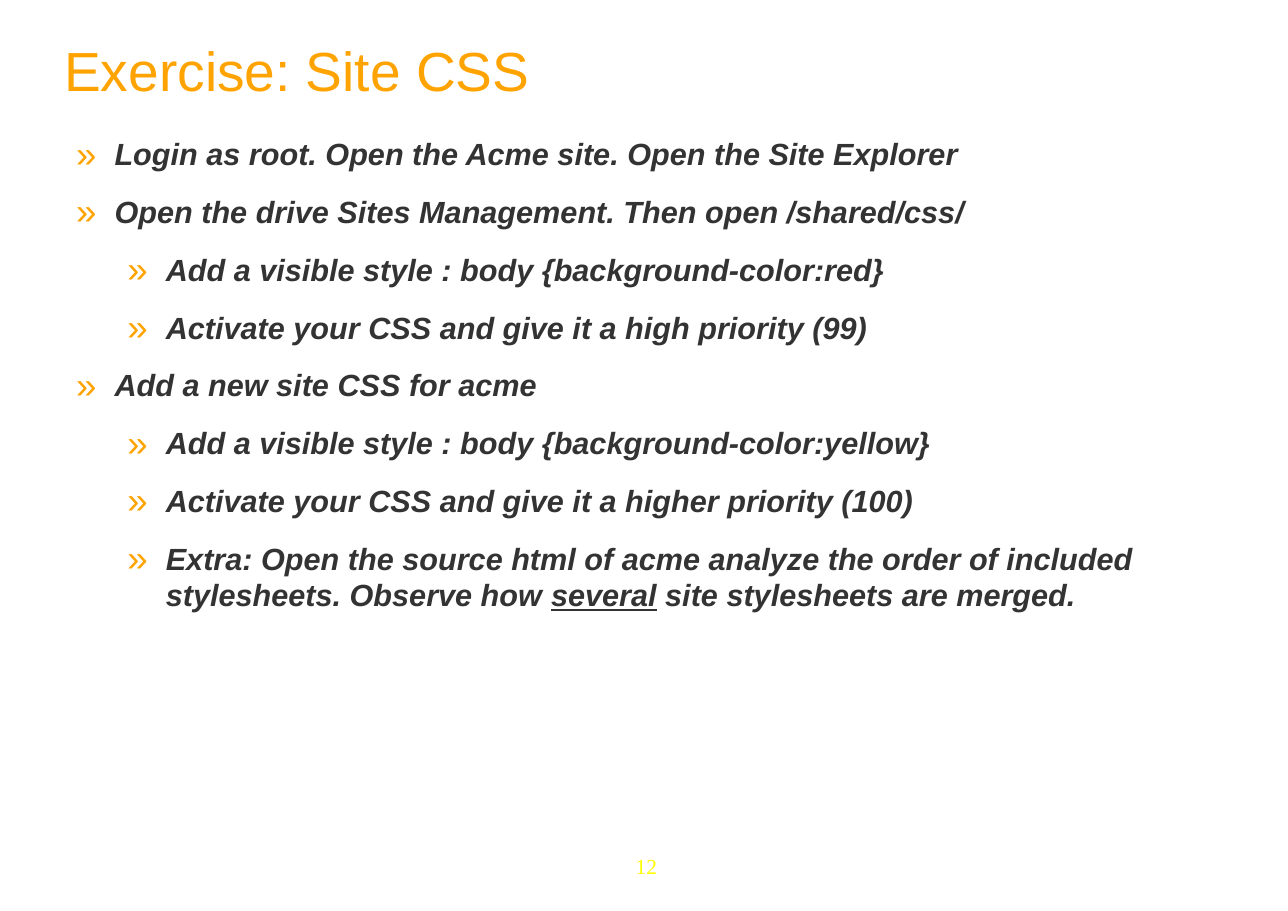
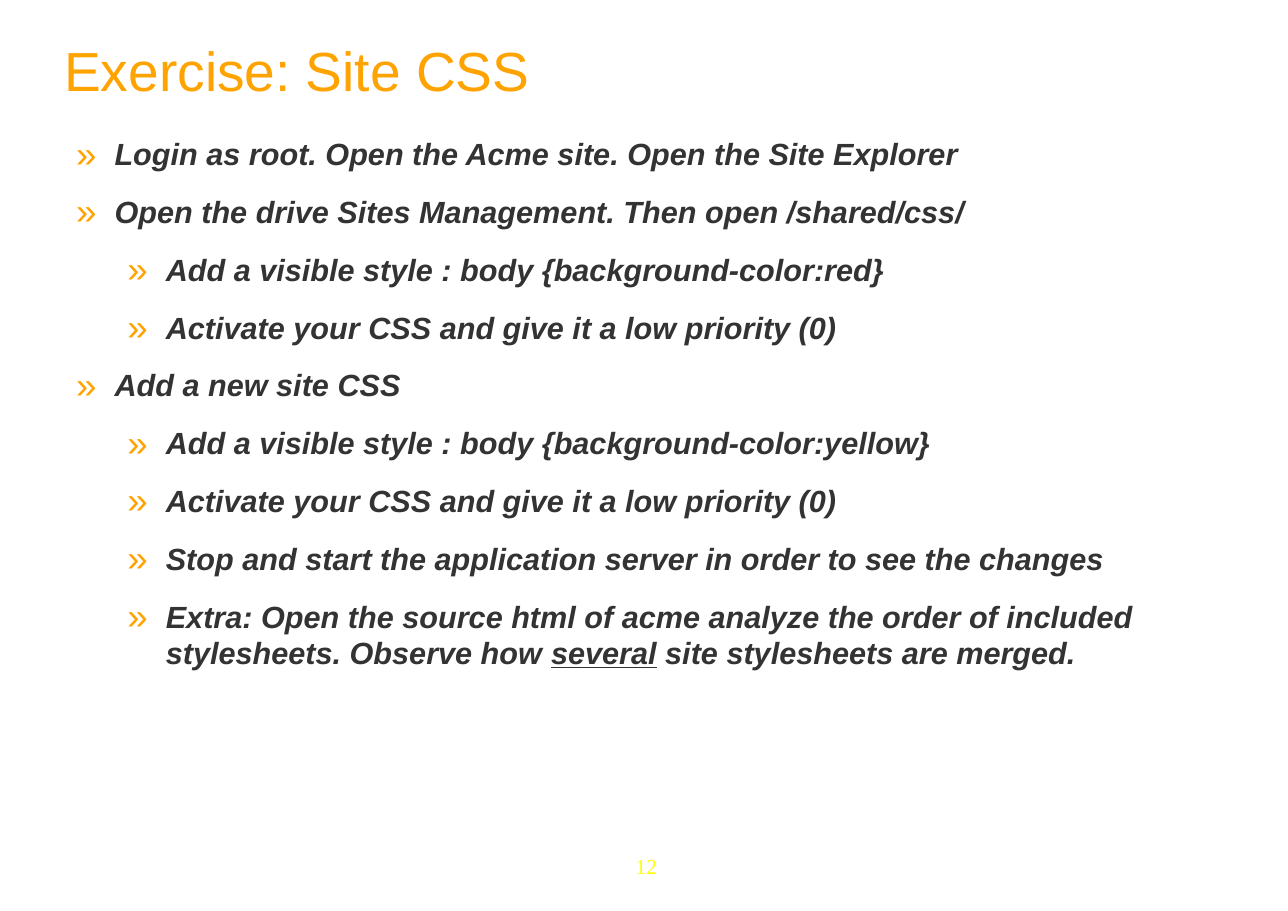
Before and after one commit to anhvurz90/training, a slide deck: slide 12 of slides/exo-fundamentals/en/070-WCM-Lab-XFund-en.ppt. Drawn at 1288x911 pixels with LibreOffice and Linux fonts; fonts in the diff are those of the drawing; background and template pictures are left out. Boxes give left, top, right and bottom in pixels: in the first picture for what was removed or moved away, otherwise in the second. Text is boxed around its words. In the diff, an @@ line names an element or a change of style, - is before the commit and + after.

```diff
--- a/slides/exo-fundamentals/en/070-WCM-Lab-XFund-en.ppt
+++ b/slides/exo-fundamentals/en/070-WCM-Lab-XFund-en.ppt
@@ text at [115,317,836,397]: text changed @@
-  » Activate your CSS and give it a high priority (99)
-» Add a new site CSS for acme
+  » Activate your CSS and give it a low priority (0)
+» Add a new site CSS
@@ text at [166,490,1103,576]: text changed @@
-  » Activate your CSS and give it a higher priority (100)
+  » Activate your CSS and give it a low priority (0)
+  » Stop and start the application server in order to see the changes
```
Also in this commit, not shown: 3 other slides changed, 1 other file.
